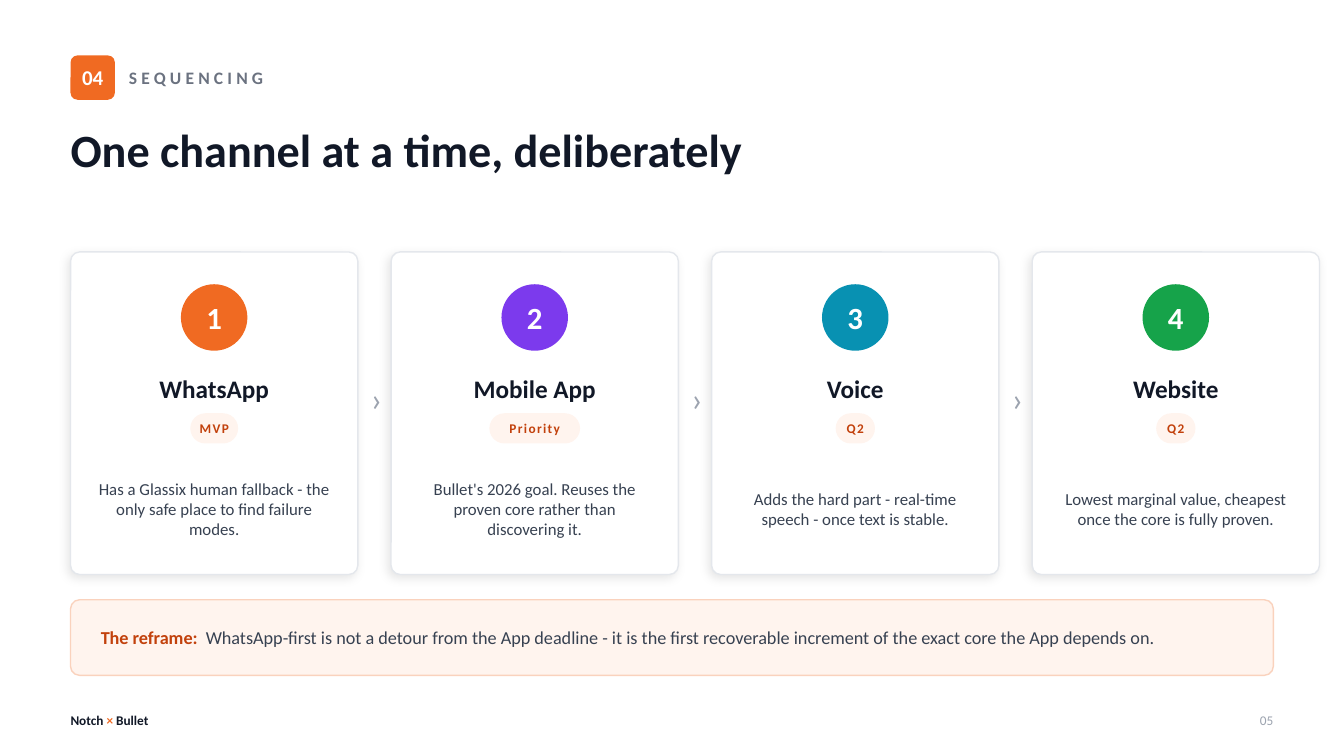
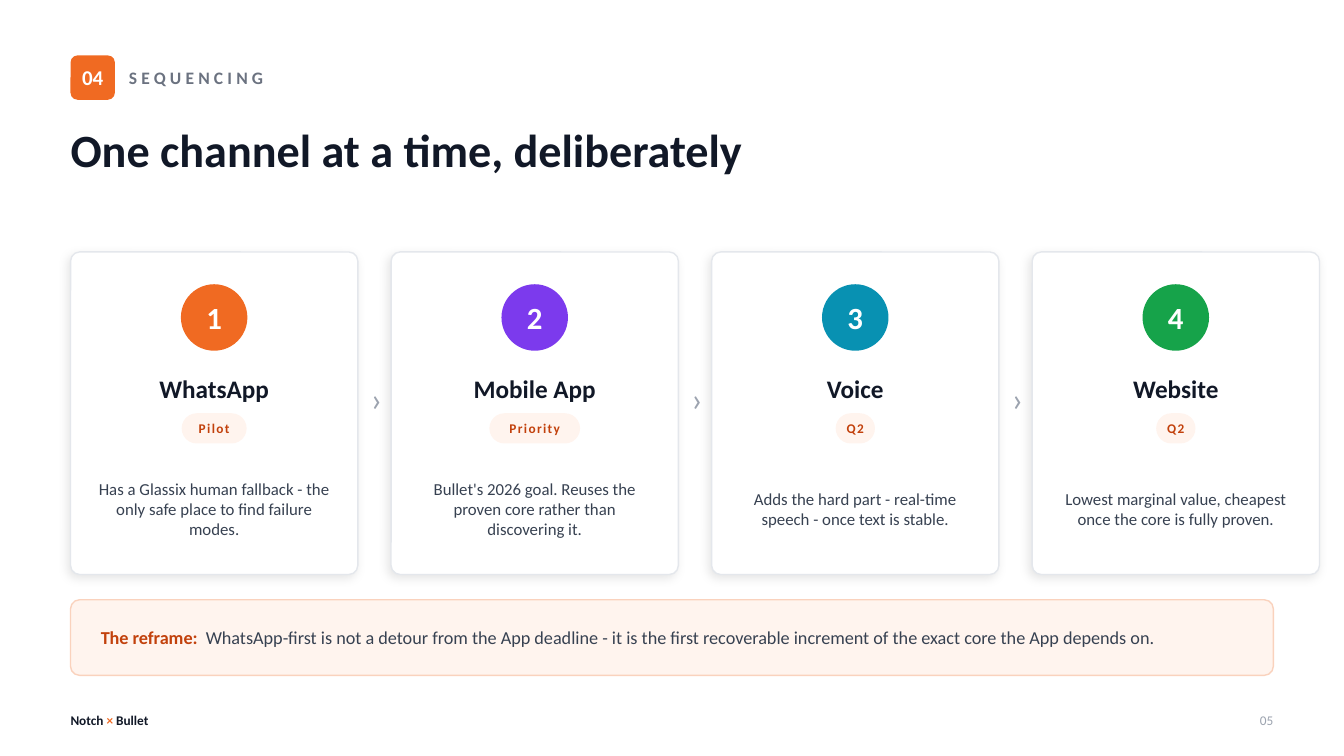
Before and after one commit to OrSchiffmann/Notch-task, a slide deck: slide 5 of Notch-Bullet-Kickoff.pptx. Drawn at 1344x756 pixels with LibreOffice and Linux fonts; fonts in the diff are those of the drawing. Boxes give left, top, right and bottom in pixels: in the first picture for what was removed or moved away, otherwise in the second. Text is boxed around its words. In the diff, an @@ line names an element or a change of style, - is before the commit and + after.

```diff
--- a/Notch-Bullet-Kickoff.pptx
+++ b/Notch-Bullet-Kickoff.pptx
@@ rounded rectangle: place and size @@
-rounded rectangle at <box>191,413,238,444</box>
+rounded rectangle at <box>181,413,247,444</box>
@@ text at <box>199,423,230,433</box>: text changed @@
-MVP
+Pilot
```
Also in this commit, not shown: 2 other slides changed, 2 other files.
